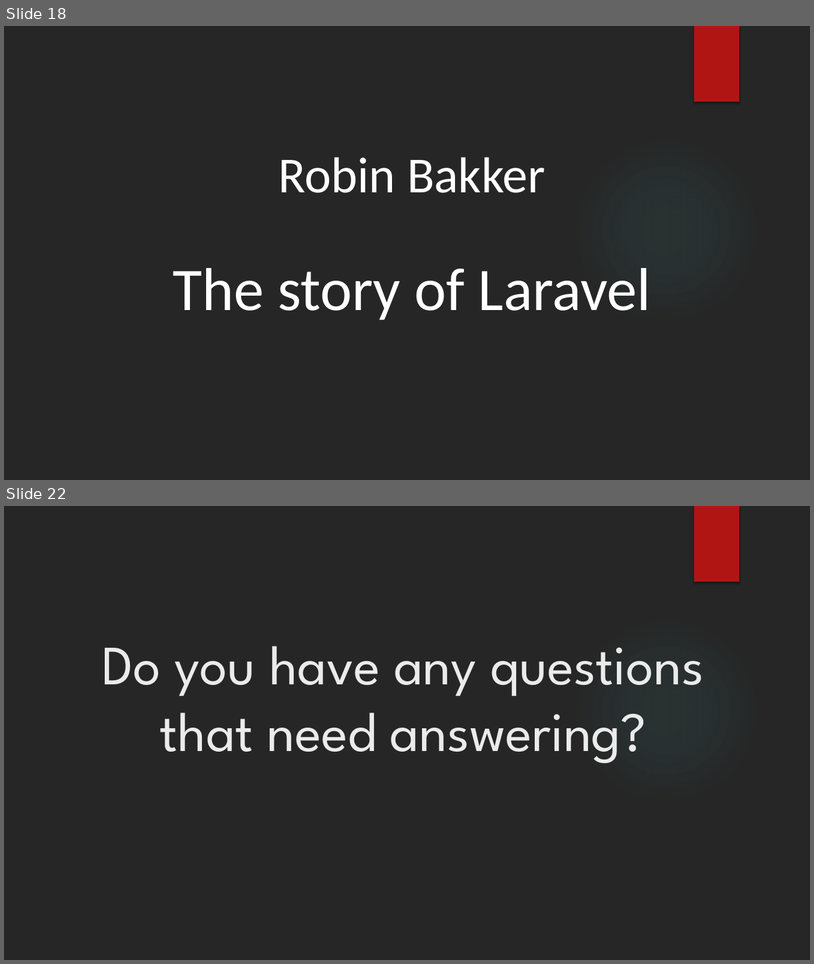
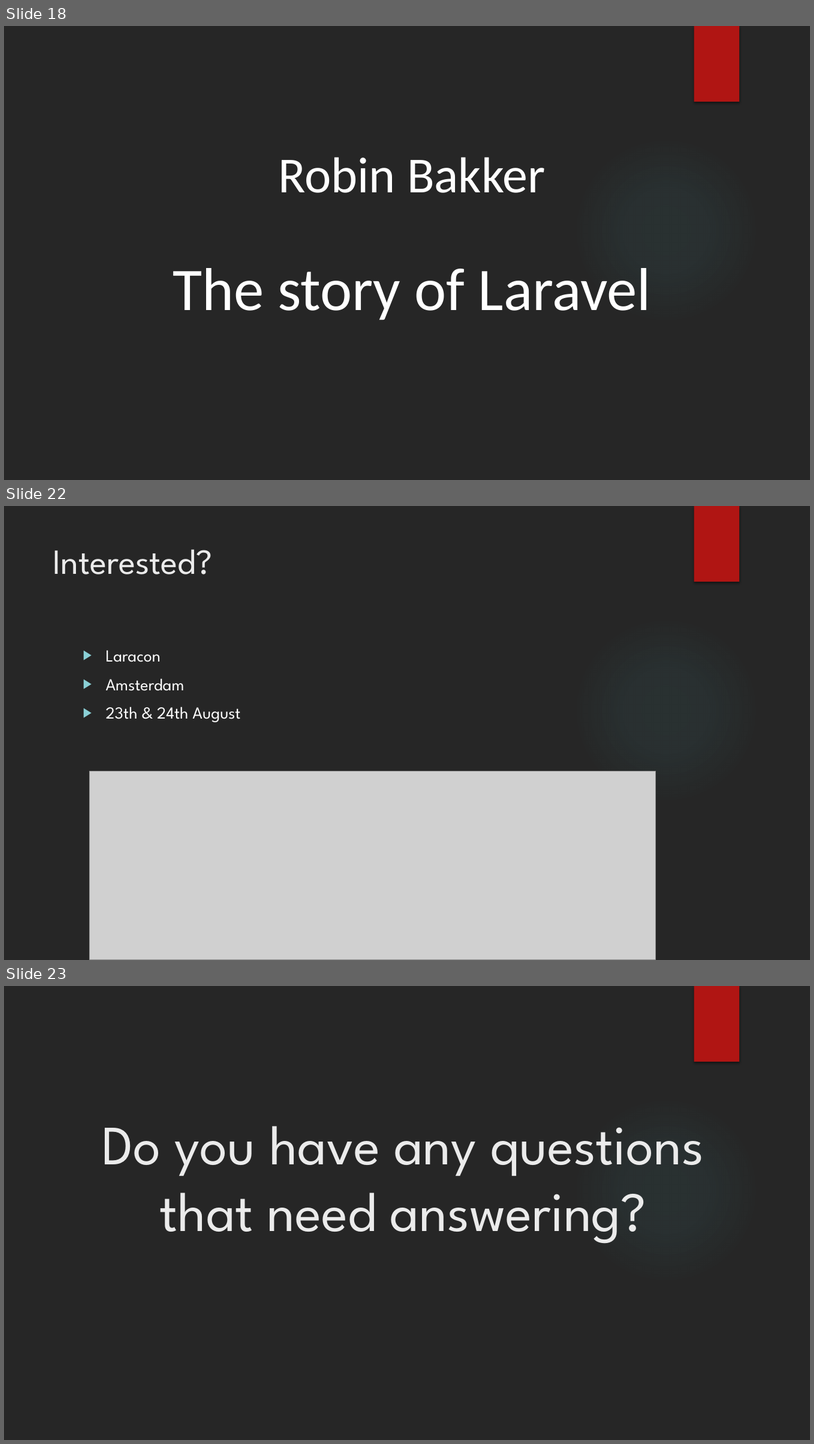
Before and after one commit to RobertKraaijeveld/Project56Docs, a slide deck: eindpresentatie/Project56PresentationFinal.pptx. Shown one above the other, each under a label of ours: slides 18 and 22 before the commit, slides 18, 22 and 23 after it; the slides between them are not shown. The pictures are 814x964 and 814x1444 pixels, drawn with LibreOffice and Linux fonts; fonts in the diff are those of the drawing; grey boxes stand for pictures; background and template pictures are left out. Boxes give left, top, right and bottom in pixels: in the first picture for what was removed or moved away, otherwise in the second. Text is boxed around its words. In the diff, an @@ line names an element or a change of style, - is before the commit and + after.

```diff
--- a/eindpresentatie/Project56PresentationFinal.pptx
+++ b/eindpresentatie/Project56PresentationFinal.pptx
@@ slide 22 added at [4, 506, 810, 960], background #262626; not listed: 2 template elements that a slide beside it also shows @@
@@ title added at [53, 549, 212, 574], 42 pt, text #EBEBEB @@
+Interested?
@@ text added at [106, 650, 240, 722], 20 pt, text #FFFFFF @@
+▶ Laracon
+▶ Amsterdam
+▶ 23th & 24th August
@@ picture added at [90, 771, 656, 960] @@
@@ what was slide 22 is now slide 23 @@
```
Also in this commit, not shown: 3 slides changed.
